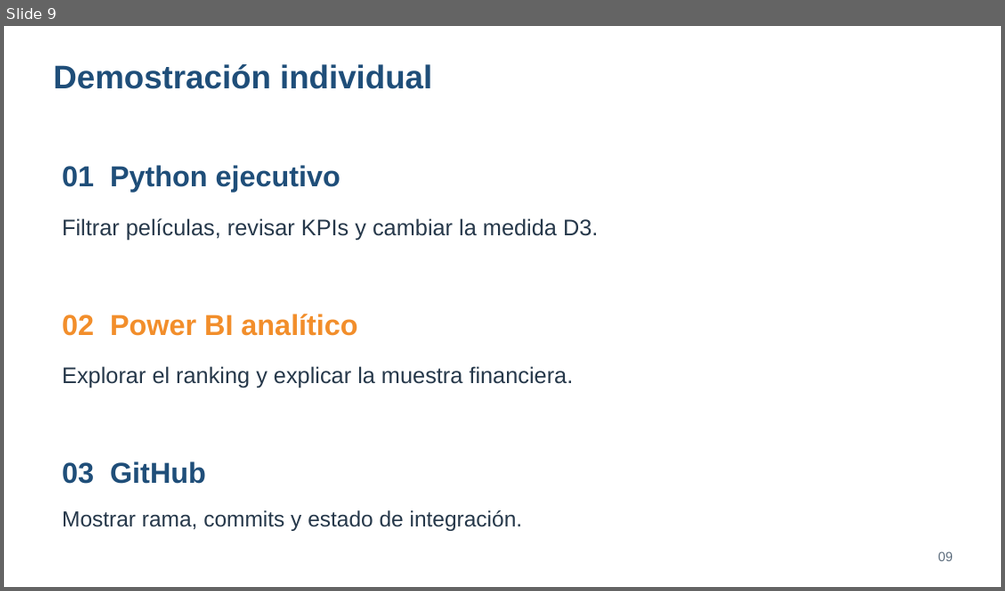
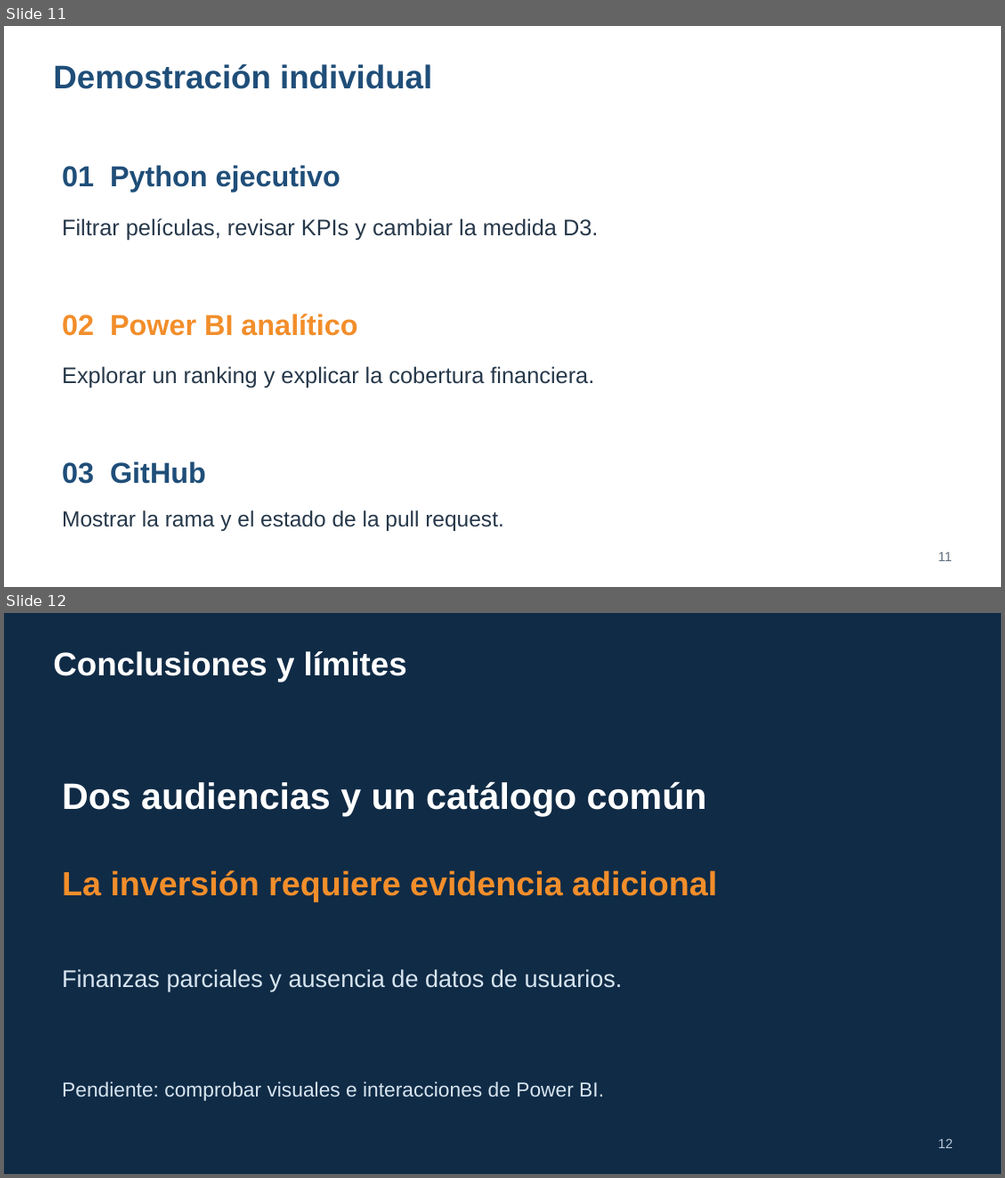
Before and after one commit to vicezepeda/STREAMVIEW-ANALYTICS, a slide deck: docs/Presentacion_StreamView_Semana9.pptx. Shown one above the other, each under a label of ours: slide 9 before the commit, slides 11 and 12 after it. The pictures are 1005x591 and 1005x1178 pixels, drawn with LibreOffice and Linux fonts; fonts in the diff are those of the drawing. Boxes give left, top, right and bottom in pixels: in the first picture for what was removed or moved away, otherwise in the second. Text is boxed around its words. In the diff, an @@ line names an element or a change of style, - is before the commit and + after.

```diff
--- a/docs/Presentacion_StreamView_Semana9.pptx
+++ b/docs/Presentacion_StreamView_Semana9.pptx
@@ slide 12 added at [4,613,1001,1174], background #102B46 @@
@@ text added at [53,651,407,682], 31.5 pt, text #FFFFFF, bold @@
+Conclusiones y límites
@@ text added at [62,781,707,816], 35.2 pt, text #FFFFFF, bold @@
+Dos audiencias y un catálogo común
@@ text added at [62,870,717,901], 32.2 pt, text #F28E2B, bold @@
+La inversión requiere evidencia adicional
@@ text added at [62,969,623,991], 23.2 pt, text #D7E5F0 @@
+Finanzas parciales y ausencia de datos de usuarios.
@@ text added at [62,1081,604,1100], 19.5 pt, text #D7E5F0 @@
+Pendiente: comprobar visuales e interacciones de Power BI.
@@ text added at [938,1138,953,1148], 12.8 pt, text #B8C9D9 @@
+12
@@ what was slide 9 is now slide 11 @@
@@ slide 11 changed as well @@
@@ text at [62,366,594,387]: text changed @@
-Explorar el ranking y explicar la muestra financiera.
+Explorar un ranking y explicar la cobertura financiera.
@@ text at [62,510,503,531]: text changed @@
-Mostrar rama, commits y estado de integración.
+Mostrar la rama y el estado de la pull request.
@@ text at [938,551,951,561]: text changed @@
-09
+11
```
Also in this commit, not shown: 6 other slides changed, 4 other slides added, 3 slides removed, 27 other files.
